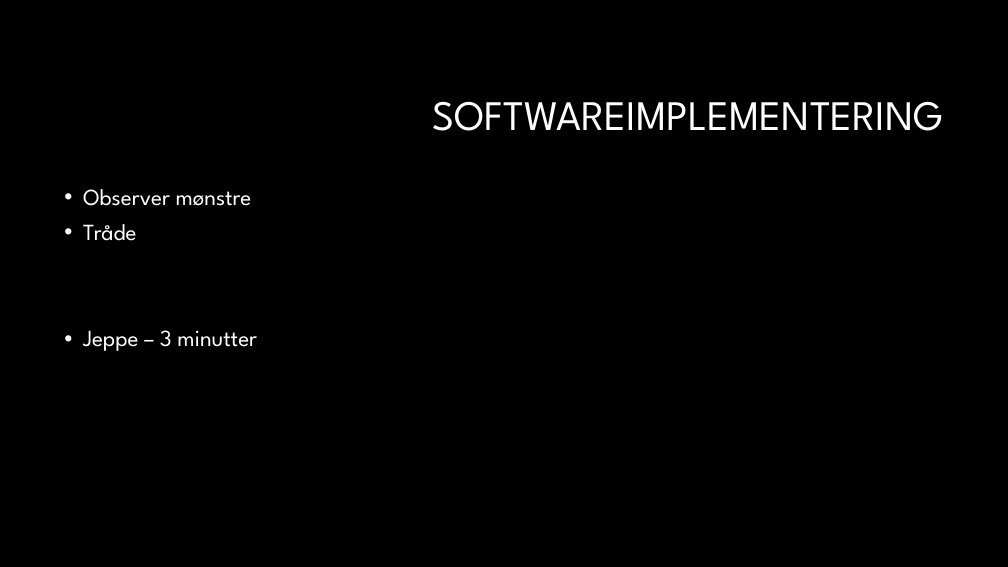
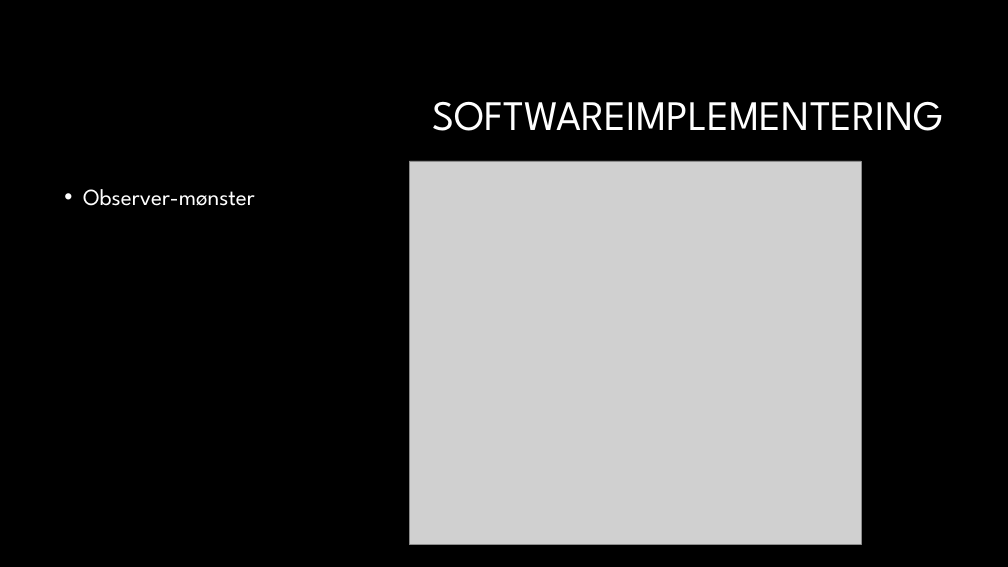
Before and after one commit to sarakirkeby/Semester-Projekt-3, a slide deck: slide 12 of Bifiler til projekt/Semesterprojekt 3.pptx. Drawn at 1008x567 pixels with LibreOffice and Linux fonts; fonts in the diff are those of the drawing; grey boxes stand for pictures; background and template pictures are left out. Boxes give left, top, right and bottom in pixels: in the first picture for what was removed or moved away, otherwise in the second. Text is boxed around its words. In the diff, an @@ line names an element or a change of style, - is before the commit and + after.

```diff
--- a/Bifiler til projekt/Semesterprojekt 3.pptx
+++ b/Bifiler til projekt/Semesterprojekt 3.pptx
@@ picture added at (410, 161, 861, 545) @@
@@ text at (83, 189, 255, 206): text changed @@
-• Observer mønstre
-• Tråde
-• Jeppe – 3 minutter
+• Observer-mønster
```
Also in this commit, not shown: 5 other slides changed.
